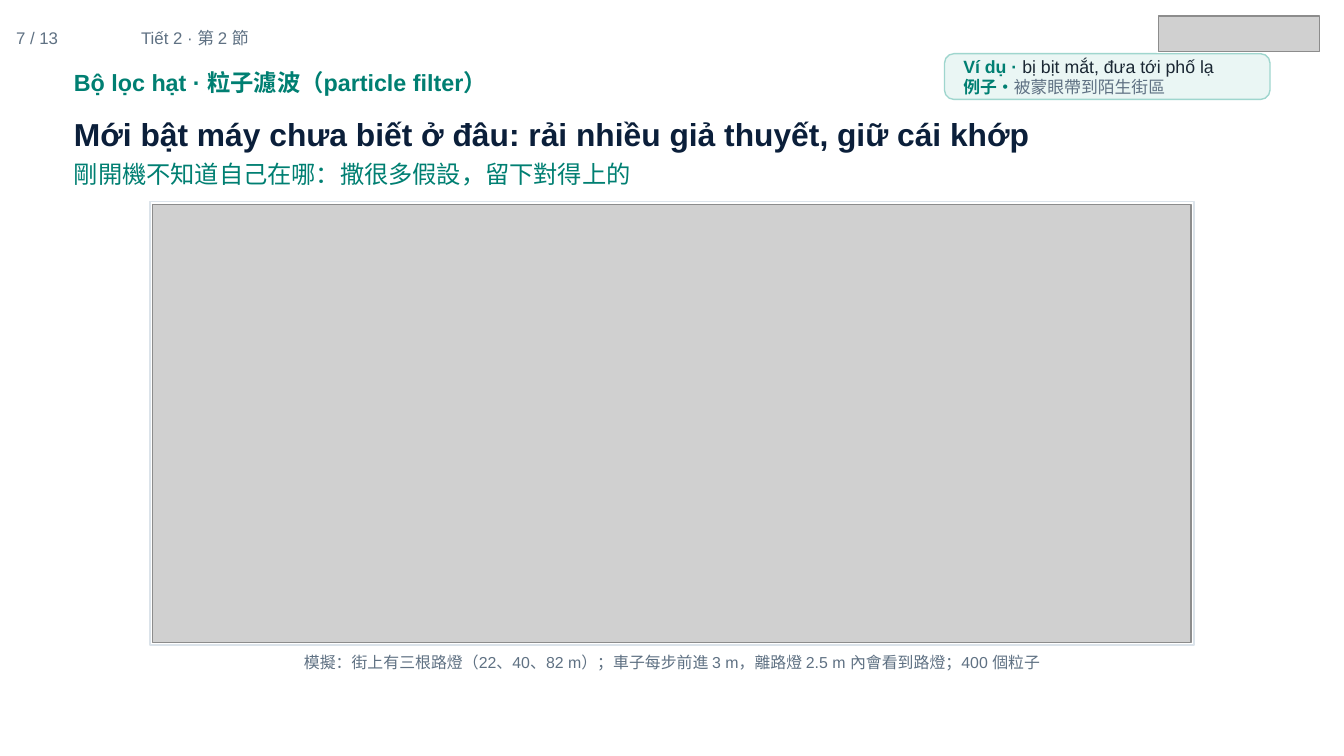
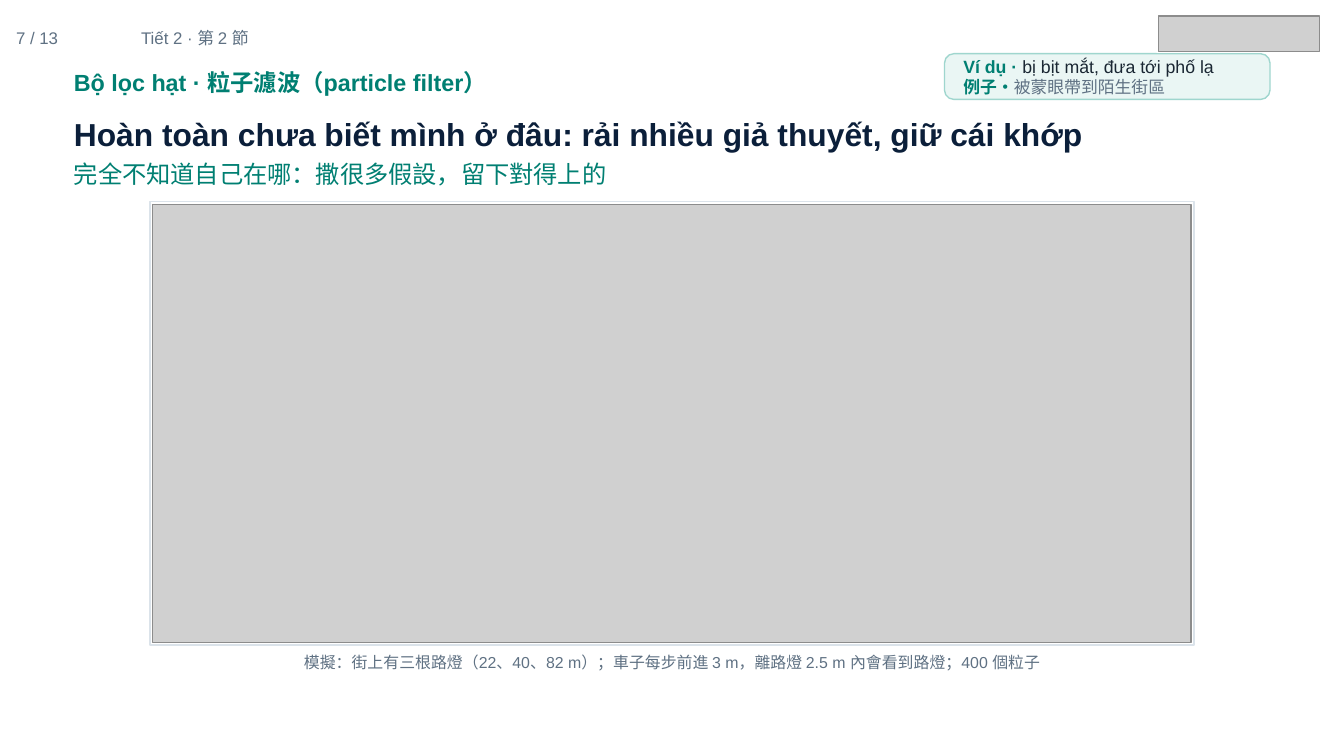
Before and after one commit to ch-neural/MITUST-Principles-of-Self-Driving-Cars, a slide deck: slide 7 of 第十二週(11-26)/第十二週_第2節_簡報.pptx. Drawn at 1344x756 pixels with LibreOffice and Linux fonts; fonts in the diff are those of the drawing; grey boxes stand for pictures. Boxes give left, top, right and bottom in pixels: in the first picture for what was removed or moved away, otherwise in the second. Text is boxed around its words. In the diff, an @@ line names an element or a change of style, - is before the commit and + after.

```diff
--- a/第十二週(11-26)/第十二週_第2節_簡報.pptx
+++ b/第十二週(11-26)/第十二週_第2節_簡報.pptx
@@ text at bbox=[74, 121, 1082, 186]: text changed @@
-Mới bật máy chưa biết ở đâu: rải nhiều giả thuyết, giữ cái khớp
-剛開機不知道自己在哪：撒很多假設，留下對得上的
+Hoàn toàn chưa biết mình ở đâu: rải nhiều giả thuyết, giữ cái khớp
+完全不知道自己在哪：撒很多假設，留下對得上的
```
Also in this commit, not shown: 1 other file.
